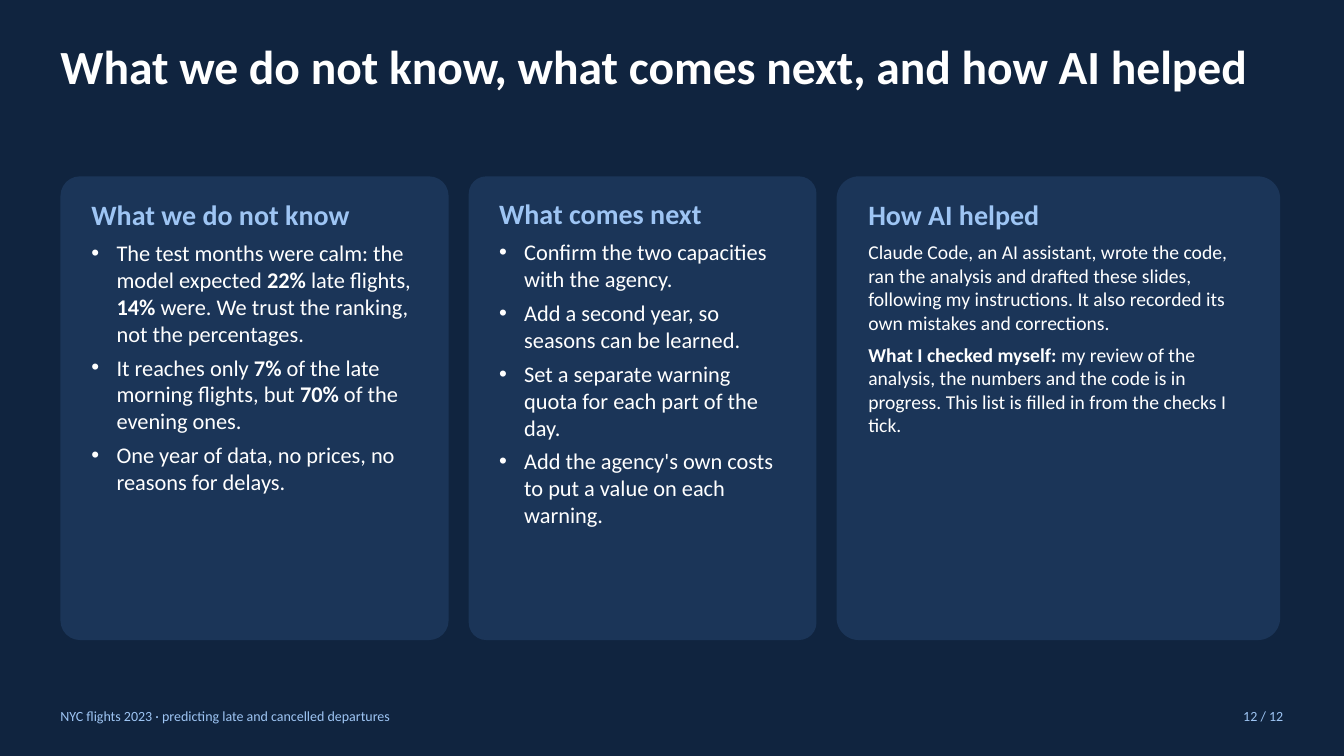
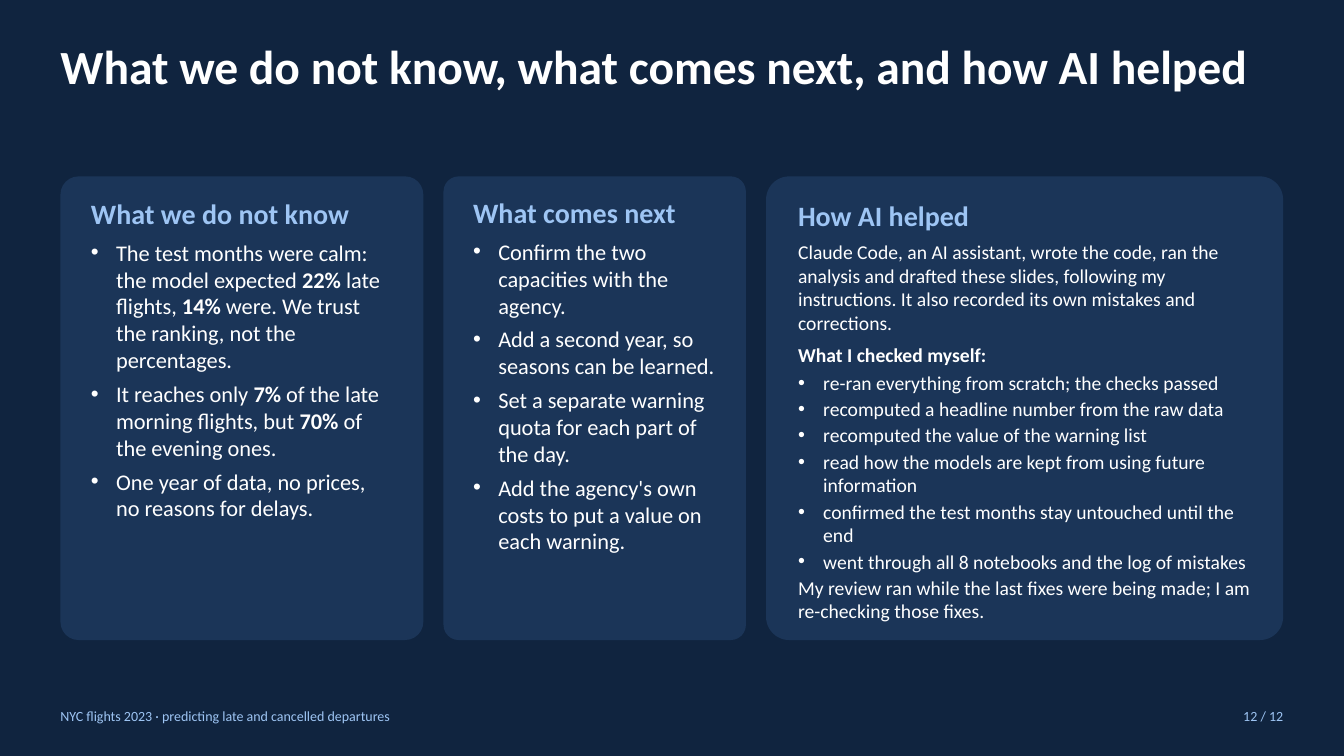
Before and after one commit to bssam99/nyc-flights-2023-delay-prediction, a slide deck: slide 12 of slides/deck.pptx. Drawn at 1344x756 pixels with LibreOffice and Linux fonts; fonts in the diff are those of the drawing. Boxes give left, top, right and bottom in pixels: in the first picture for what was removed or moved away, otherwise in the second. Text is boxed around its words. In the diff, an @@ line names an element or a change of style, - is before the commit and + after.

```diff
--- a/slides/deck.pptx
+++ b/slides/deck.pptx
@@ rounded rectangle "What we do not know": place and size @@
-rounded rectangle "What we do not know" at [60,176,449,640]
+rounded rectangle "What we do not know" at [60,176,423,640]
@@ rounded rectangle "What comes next": place and size @@
-rounded rectangle "What comes next" at [469,176,817,640]
+rounded rectangle "What comes next" at [444,176,746,640]
@@ rounded rectangle "How AI helped": place and size @@
-rounded rectangle "How AI helped" at [837,176,1280,640]
+rounded rectangle "How AI helped" at [766,176,1284,640]
@@ text in rounded rectangle at [798,348,1250,622]: text changed @@
-What I checked myself: my review of the analysis, the numbers and the code is in progress. This list is filled in from the checks I tick.
+What I checked myself:
+• re-ran everything from scratch; the checks passed
+• recomputed a headline number from the raw data
+• recomputed the value of the warning list
+• read how the models are kept from using future information
+• confirmed the test months stay untouched until the end
+• went through all 8 notebooks and the log of mistakes
+My review ran while the last fixes were being made; I am re-checking those fixes.
```
Also in this commit, not shown: 3 other files.
